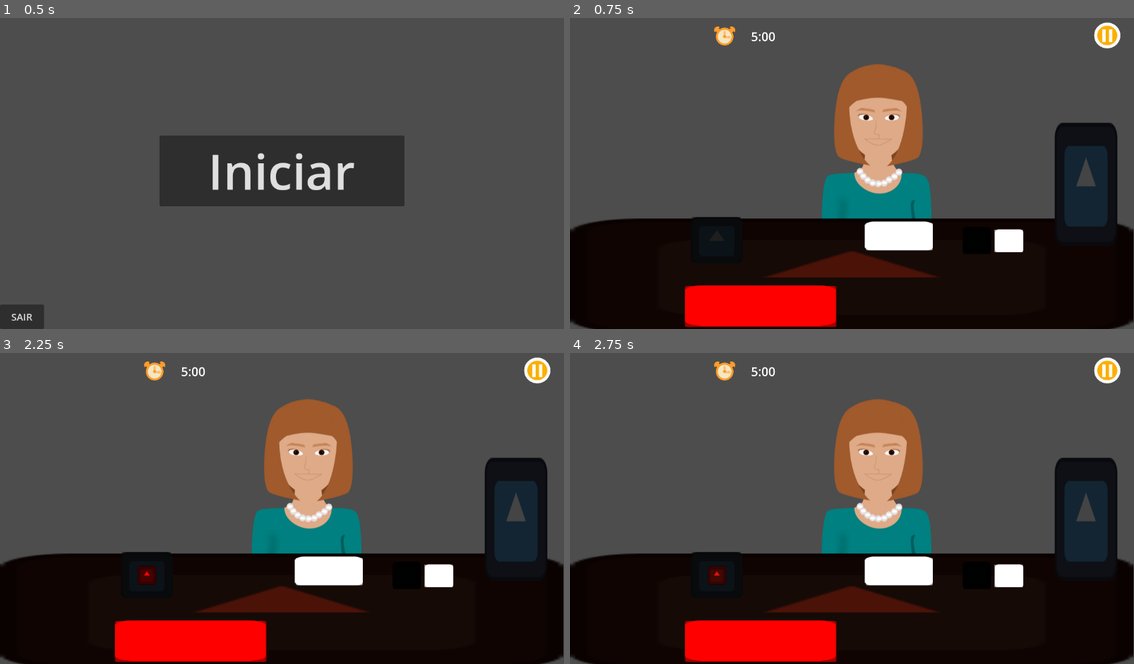
Above: before the commit, frames 1-4 (two rows, left to right).
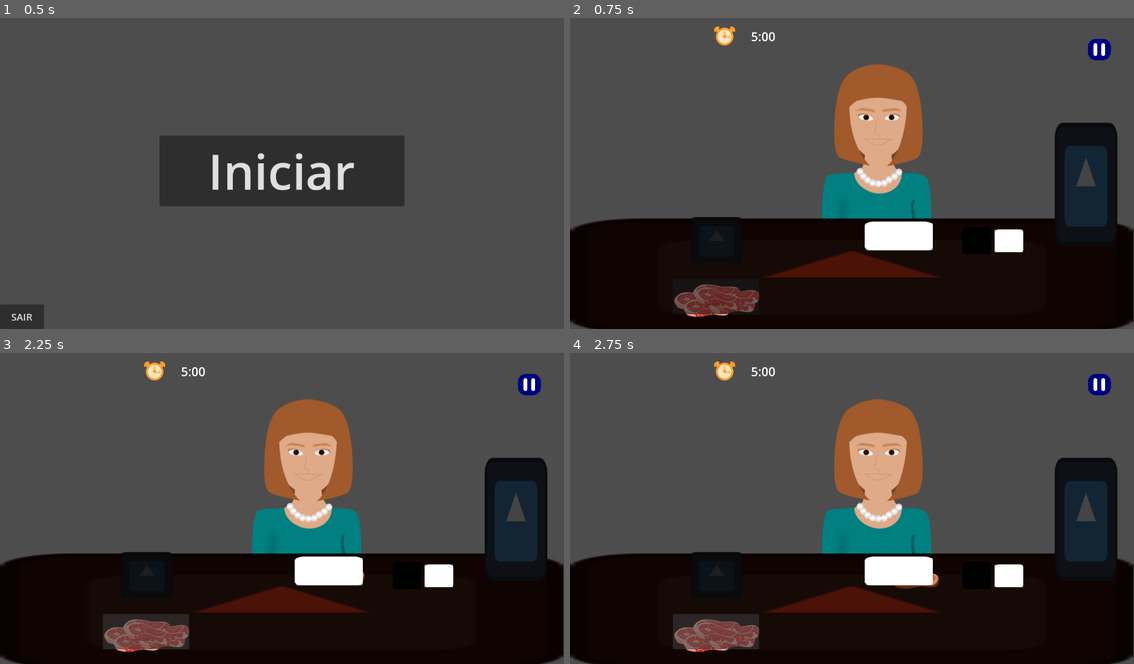
Above: after the commit, the same moments.

Repository: Caua47/Prato-Limpo
Game: Godot game, scene res://tela_de_inicio.tscn
Same seed, same stepped clock (60 frames per second), same inputs: the game is played once before the commit and once after it. The engine's default icon, where the game draws it, is replaced by a stand-in: a white triangle on a blue panel in a dark square.
Inputs (mouse positions are in pixels of both pictures, inside the frame that each line leads up to; where the layout moved, square brackets give the same spot in the first picture):
- Up to frame 1 (0.5 s): no input
- Up to frame 2 (0.75 s): click "Iniciar" at 0.5 s
- Up to frame 3 (2.25 s): click (146, 573) at 1.25 s; click (146, 632) [191, 642] at 2 s
- Up to frame 4 (2.75 s): no input

Frame 1 is identical in both runs. In frame 2, 4.2% of the frame differs, in the area x 18-98%, y 1-100%; in frame 3, 4.8%; in frame 4, 4.9%.

Commit message:
ver isso mais tarde

Diff:
--- a/prato-limpo/hub.tscn
+++ b/prato-limpo/hub.tscn
@@ -2,7 +2,7 @@
 
 [ext_resource type="Script" uid="uid://bm7b4gw4uy3cp" path="res://hub.gd" id="1_w7r13"]
 [ext_resource type="Texture2D" uid="uid://dmglapdsyvdi2" path="res://relogio.png" id="2_ysrp0"]
-[ext_resource type="Texture2D" uid="uid://b6qacf20e2f3e" path="res://pause.png" id="3_6eldl"]
+[ext_resource type="Texture2D" uid="uid://s3nobibernkm" path="res://botão de pause.png" id="3_w7r13"]
 
 [node name="CanvasLayer" type="CanvasLayer" unique_id=2113323269]
 script = ExtResource("1_w7r13")
@@ -30,12 +30,12 @@
 anchors_preset = 1
 anchor_left = 1.0
 anchor_right = 1.0
-offset_left = -108.0
-offset_right = 319.0
-offset_bottom = 403.0
+offset_left = -142.0
+offset_right = 376.0
+offset_bottom = 518.0
 grow_horizontal = 0
-scale = Vector2(0.25, 0.25)
-icon = ExtResource("3_6eldl")
+scale = Vector2(0.275, 0.275)
+icon = ExtResource("3_w7r13")
 flat = true
 
 [node name="Menu_de_pause" type="Control" parent="." unique_id=252559481]
--- a/prato-limpo/node_2d.gd
+++ b/prato-limpo/node_2d.gd
@@ -1,7 +1,7 @@
 extends Node2D
 @onready var menu = $CanvasLayer
 
-var carne = Sprite2D.new()
+
 var arroz = Sprite2D.new()
 var feijao = Sprite2D.new()
 
@@ -20,19 +20,10 @@
 
 
 func _on_pega_carne_pressed() -> void:
-	carne.texture = load("res://icon.svg")
-	carne.position = $Panelas.global_position
-	carne.scale = Vector2(0.3, 0.3)
-	carne.modulate = Color(1, 0, 0, 1)
-	add_child(carne)
-	var tween = create_tween()
-	tween.tween_property(
-		carne,
-		"modulate",
-		Color(0.6, 0.3, 0.1, 1),
-		3.0
-	)
-	tem_carne = true
+	if $AnimatedSprite2D.visible == false:
+		$AnimatedSprite2D.visible = true
+		$AnimatedSprite2D.play("default")
+
 func _on_pega_feijao_pressed() -> void:
 	feijao.texture = load("res://icon.svg")
 	feijao.position = ($Prato.position - Vector2(30, - 9))
@@ -51,7 +42,7 @@
 
 
 func _on_colocar_prato_pressed() -> void:
-	carne.position = ($Prato.position - Vector2(-30, 0))
+	$AnimatedSprite2D.position = ($Prato.position - Vector2(-30, 0))
 
 
 func _on_entregar_prato_pressed() -> void:
--- a/prato-limpo/node_2d.tscn
+++ b/prato-limpo/node_2d.tscn
@@ -4,6 +4,26 @@
 [ext_resource type="Script" uid="uid://ctmj31jc6kedm" path="res://node_2d.gd" id="1_epypp"]
 [ext_resource type="Texture2D" uid="uid://dvvjmrv40bq0j" path="res://inomeado.svg" id="2_epypp"]
 [ext_resource type="PackedScene" uid="uid://higad7yxtbna" path="res://hub.tscn" id="4_0hol4"]
+[ext_resource type="Texture2D" uid="uid://03imrmjvdpxb" path="res://bife.png" id="4_d21ai"]
+[ext_resource type="Texture2D" uid="uid://b37kj7x5useqq" path="res://Página 3.png" id="5_rj586"]
+[ext_resource type="Texture2D" uid="uid://ylvcgc7ik2i4" path="res://Página 4.png" id="6_4d7sh"]
+
+[sub_resource type="SpriteFrames" id="SpriteFrames_3dwog"]
+animations = [{
+"frames": [{
+"duration": 1.0,
+"texture": ExtResource("4_d21ai")
+}, {
+"duration": 1.0,
+"texture": ExtResource("5_rj586")
+}, {
+"duration": 1.0,
+"texture": ExtResource("6_4d7sh")
+}],
+"loop": 1,
+"name": &"default",
+"speed": 1.0
+}]
 
 [node name="Inicio" type="Node2D" unique_id=1598867088]
 script = ExtResource("1_epypp")
@@ -39,11 +59,42 @@
 grow_horizontal = 2
 grow_vertical = 2
 
+[node name="AnimatedSprite2D" type="AnimatedSprite2D" parent="." unique_id=1129974103]
+visible = false
+position = Vector2(308.00003, 446.00003)
+scale = Vector2(0.44921917, 0.42968762)
+sprite_frames = SubResource("SpriteFrames_3dwog")
+frame_progress = 0.48450497
+
 [node name="Carnes" type="Sprite2D" parent="." unique_id=504885146]
-modulate = Color(16.00457, 0, 0, 1)
-position = Vector2(388.99997, 600.125)
-scale = Vector2(2.4062498, 0.648438)
-texture = ExtResource("1_0e48y")
+position = Vector2(267, 581)
+scale = Vector2(0.446, 0.401)
+texture = ExtResource("4_d21ai")
+
+[node name="Sprite2D4" type="Sprite2D" parent="Carnes" unique_id=83325607]
+position = Vector2(42.60089, 37.406494)
+scale = Vector2(0.9999999, 1)
+texture = ExtResource("4_d21ai")
+
+[node name="Sprite2D5" type="Sprite2D" parent="Carnes" unique_id=871894311]
+position = Vector2(156.95056, 19.950073)
+texture = ExtResource("4_d21ai")
+
+[node name="Sprite2D2" type="Sprite2D" parent="Carnes" unique_id=446315939]
+position = Vector2(172.64569, -14.9626465)
+rotation = -0.12391838
+scale = Vector2(0.99999994, 0.99999994)
+texture = ExtResource("4_d21ai")
+
+[node name="Sprite2D3" type="Sprite2D" parent="Carnes" unique_id=1845430826]
+position = Vector2(87.44391, -39.90027)
+texture = ExtResource("4_d21ai")
+
+[node name="Sprite2D" type="Sprite2D" parent="Carnes" unique_id=596213393]
+position = Vector2(98.65466, -7.4813232)
+rotation = 0.24783675
+scale = Vector2(0.99999994, 0.9999999)
+texture = ExtResource("4_d21ai")
 
 [node name="pega_carne" type="Button" parent="Carnes" unique_id=1463956407]
 anchors_preset = 8
@@ -51,10 +102,10 @@
 anchor_top = 0.5
 anchor_right = 0.5
 anchor_bottom = 0.5
-offset_left = -127.99999
-offset_top = -125.879456
-offset_right = 0.415596
-offset_bottom = 3.6625977
+offset_left = -382.80267
+offset_top = -342.28186
+offset_right = 11.816132
+offset_bottom = -162.7308
 grow_horizontal = 2
 grow_vertical = 2
 
Binary file added: prato-limpo/Página 3.png
Not shown, added: prato-limpo/Página 3.png.import
Binary file added: prato-limpo/Página 4.png
Not shown, added: prato-limpo/Página 4.png.import
Binary file added: prato-limpo/bife.png
Not shown, added: prato-limpo/bife.png.import
Binary file added: prato-limpo/botão de pause.png
Not shown, added: prato-limpo/botão de pause.png.import
